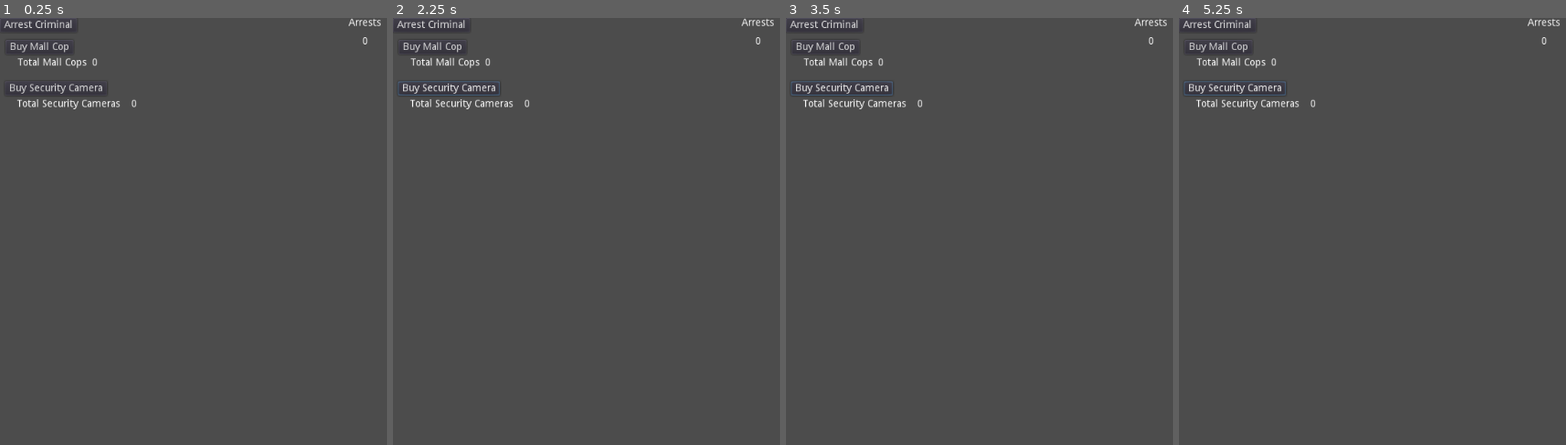
Above: before the commit, frames 1-4 (left to right).
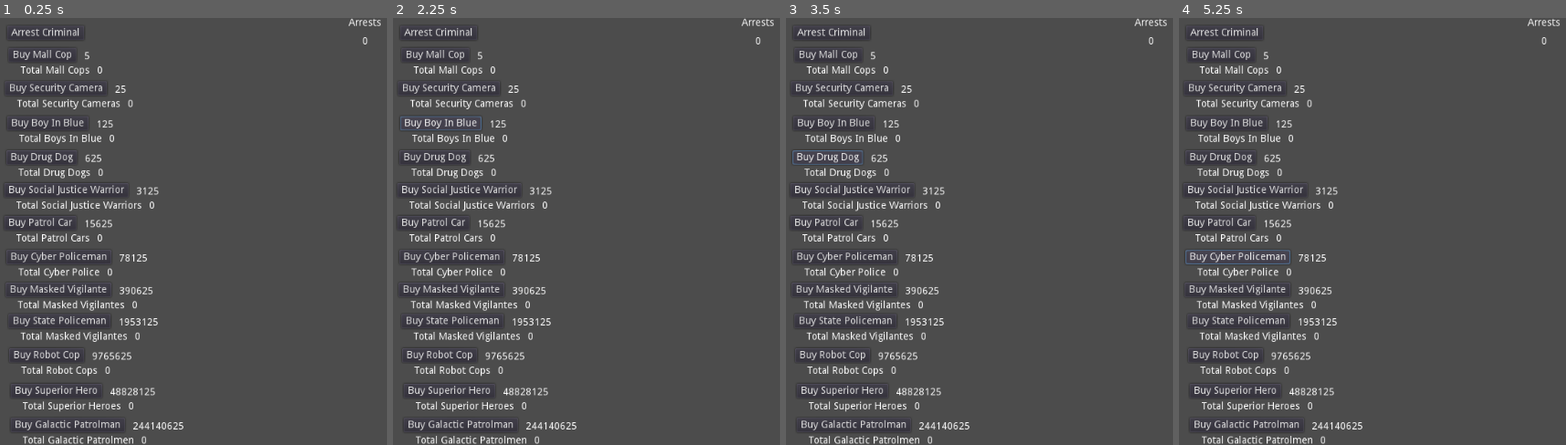
Above: after the commit, the same moments.

Repository: CloneDeath/CopUp
Game: Godot game, scene res://Main.tscn
The game is run twice, just before and just after one commit, with the same random seed, the same clock (stepped at 60 frames per second) and the same inputs.
Inputs (mouse positions are in pixels of both pictures, inside the frame that each line leads up to):
- Up to frame 1 (0.25 s): no input
- Up to frame 2 (2.25 s): click "Buy Mall Cop" at 0.5 s; click "Buy Security Camera" at 1.25 s; click (439, 124) at 2 s, where only the run after the commit has a clickable "Buy Boy In Blue"
- Up to frame 3 (3.5 s): click (828, 158) at 2.75 s, where only the run after the commit has a clickable "Buy Drug Dog"
- Up to frame 4 (5.25 s): click (1244, 188) at 3.5 s, where only the run after the commit has a clickable "Buy Social Justice Warrior"; click (1217, 222) at 4.25 s, where only the run after the commit has a clickable "Buy Patrol Car"; click (1237, 257) at 5 s, where only the run after the commit has a clickable "Buy Cyber Policeman"

The runs differ from the first frame. In frame 1, 6.1% of the frame differs, in the area x 0-48%, y 0-100%; in frame 2, 6.3%; in frame 3, 6.3%; in frame 4, 6.4%.

Commit message:
Added rest of buy buttons. Made original mall cop scene more generic. Fixed formatting issues. Set cost values.

Diff:
--- a/Arrest.tscn
+++ b/Arrest.tscn
@@ -2,7 +2,9 @@
 
 [ext_resource path="res://Arrest.gd" type="Script" id=1]
 
-[node name="Arrest" type="Control" index="0"]
+[node name="Arrest" type="Control" index="0" groups=[
+"Force",
+]]
 
 anchor_left = 0.0
 anchor_top = 0.0
@@ -17,6 +19,7 @@
 size_flags_horizontal = 1
 size_flags_vertical = 1
 script = ExtResource( 1 )
+_sections_unfolded = [ "Margin" ]
 
 [node name="ArrestCriminal" type="Button" parent="." index="0"]
 
--- a/Main.gd
+++ b/Main.gd
@@ -7,9 +7,10 @@
 		hook_up_child_arrest_signal(child);
 
 func hook_up_child_arrest_signal(child):
-	child.connect("arrest", self, "increment_score");
-	if ("money_provider" in child):
-		child.money_provider = self;
+	if (child.is_in_group("Force")):
+		child.connect("arrest", self, "increment_score");
+		if ("money_provider" in child):
+			child.money_provider = self;
 
 func _process(delta):
 	$GUI/ArrestCount.text = str(score);
--- a/Main.tscn
+++ b/Main.tscn
@@ -10,8 +10,15 @@
 
 [node name="Arrest" parent="." index="0" instance=ExtResource( 2 )]
 
+margin_left = 10.0
+margin_top = 11.0
+margin_right = 50.0
+margin_bottom = 51.0
+_sections_unfolded = [ "Margin" ]
+
 [node name="GUI" type="Container" parent="." index="1"]
 
+editor/display_folded = true
 anchor_left = 0.5
 anchor_top = 0.0
 anchor_right = 0.5
@@ -68,34 +75,132 @@
 lines_skipped = 0
 max_lines_visible = -1
 
-[node name="MallCop" parent="." index="2" instance=ExtResource( 3 )]
-
+[node name="Force" parent="." index="2" instance=ExtResource( 3 )]
+
+visible = false
 margin_left = 8.0
 margin_top = 31.0
 margin_right = 48.0
 margin_bottom = 71.0
-
-[node name="SecurityCamera" parent="." index="3" instance=ExtResource( 3 )]
+_sections_unfolded = [ "Visibility" ]
+
+[node name="MallCop" parent="." index="3" instance=ExtResource( 3 )]
+
+margin_left = 12.0
+margin_top = 42.0
+margin_right = 60.0
+margin_bottom = 82.0
+order = 1
+name_singular = "Mall Cop"
+name_plural = "Mall Cops"
+
+[node name="SecurityCamera" parent="." index="4" instance=ExtResource( 3 )]
 
 margin_left = 7.0
 margin_top = 89.0
 margin_right = 47.0
 margin_bottom = 129.0
-arrest_cost = 25
+order = 2
 arrests_per_second = 3
-
-[node name="BuyCop" parent="SecurityCamera" index="0"]
-
-text = "Buy Security Camera"
-
-[node name="TotalMallCops" parent="SecurityCamera" index="2"]
-
-text = "Total Security Cameras"
-
-[node name="CopCount" parent="SecurityCamera" index="3"]
-
-margin_left = 177.0
-margin_right = 217.0
-
-
-[editable path="SecurityCamera"]
+name_singular = "Security Camera"
+name_plural = "Security Cameras"
+
+[node name="BoysInBlue" parent="." index="5" instance=ExtResource( 3 )]
+
+margin_left = 10.0
+margin_top = 138.0
+margin_right = 50.0
+margin_bottom = 178.0
+order = 3
+name_singular = "Boy In Blue"
+name_plural = "Boys In Blue"
+
+[node name="DrugDogs" parent="." index="6" instance=ExtResource( 3 )]
+
+margin_left = 9.0
+margin_top = 186.0
+margin_right = 49.0
+margin_bottom = 226.0
+order = 4
+name_singular = "Drug Dog"
+name_plural = "Drug Dogs"
+
+[node name="SocialJusticeWarrior" parent="." index="7" instance=ExtResource( 3 )]
+
+margin_left = 6.0
+margin_top = 232.0
+margin_right = 46.0
+margin_bottom = 272.0
+order = 5
+name_singular = "Social Justice Warrior"
+name_plural = "Social Justice Warriors"
+
+[node name="PatrolCars" parent="." index="8" instance=ExtResource( 3 )]
+
+margin_left = 6.0
+margin_top = 278.0
+margin_right = 46.0
+margin_bottom = 318.0
+order = 6
+name_singular = "Patrol Car"
+name_plural = "Patrol Cars"
+
+[node name="CyberPolice" parent="." index="9" instance=ExtResource( 3 )]
+
+margin_left = 9.0
+margin_top = 326.0
+margin_right = 49.0
+margin_bottom = 366.0
+order = 7
+name_singular = "Cyber Policeman"
+name_plural = "Cyber Police"
+
+[node name="MaskedVigilante" parent="." index="10" instance=ExtResource( 3 )]
+
+margin_left = 8.0
+margin_top = 372.0
+margin_right = 48.0
+margin_bottom = 412.0
+order = 8
+name_singular = "Masked Vigilante"
+name_plural = "Masked Vigilantes"
+
+[node name="State Police" parent="." index="11" instance=ExtResource( 3 )]
+
+margin_left = 12.0
+margin_top = 416.0
+margin_right = 52.0
+margin_bottom = 456.0
+order = 9
+name_singular = "State Policeman"
+name_plural = "Masked Vigilantes"
+
+[node name="RobotCops" parent="." index="12" instance=ExtResource( 3 )]
+
+margin_left = 13.0
+margin_top = 464.0
+margin_right = 53.0
+margin_bottom = 504.0
+order = 10
+name_singular = "Robot Cop"
+name_plural = "Robot Cops"
+
+[node name="SuperiorHeroes" parent="." index="13" instance=ExtResource( 3 )]
+
+margin_left = 15.0
+margin_top = 514.0
+margin_right = 55.0
+margin_bottom = 554.0
+order = 11
+name_singular = "Superior Hero"
+name_plural = "Superior Heroes"
+
+[node name="Galactic Patrolman" parent="." index="14" instance=ExtResource( 3 )]
+
+margin_left = 15.0
+margin_top = 562.0
+margin_right = 55.0
+margin_bottom = 602.0
+order = 12
+name_singular = "Galactic Patrolman"
+name_plural = "Galactic Patrolmen"
--- a/MallCop.gd
+++ b/MallCop.gd
@@ -1,17 +1,25 @@
 extends Control
 
 export var cops = 0;
-export var arrest_cost = 5;
+export var order = 0;
+#export var arrest_cost = 5;
+var arrest_cost;
 export var arrests_per_second = 1;
+export var name_singular = "FORCE";
+export var name_plural = "FORCES";
 signal arrest(count);
 var money_provider;
 
 func _ready():
 	$ArrestPeriod.connect("timeout", self, "make_arrest");
-	$BuyCop.connect("button_down", self, "add_cop");
+	$Buy.connect("button_down", self, "add_cop");
+	arrest_cost = pow(5, order);
+	$Total.text = "Total " + name_plural;
+	$Buy.text = "Buy " + name_singular;
 
 func _process(delta):
-	$CopCount.text = str(cops);
+	$Total/Count.text = str(cops);
+	$Buy/Cost.text = str(arrest_cost);
 
 func make_arrest():
 	emit_signal("arrest", cops * arrests_per_second);
--- a/MallCop.tscn
+++ b/MallCop.tscn
@@ -2,7 +2,9 @@
 
 [ext_resource path="res://MallCop.gd" type="Script" id=1]
 
-[node name="MallCop" type="Control" index="0"]
+[node name="Force" type="Control" index="0" groups=[
+"Force",
+]]
 
 anchor_left = 0.0
 anchor_top = 0.0
@@ -18,16 +20,18 @@
 size_flags_vertical = 1
 script = ExtResource( 1 )
 cops = 0
-arrest_cost = 5
+order = 0
 arrests_per_second = 1
+name_singular = "FORCE"
+name_plural = "FORCES"
 
-[node name="BuyCop" type="Button" parent="." index="0"]
+[node name="Buy" type="Button" parent="." index="0"]
 
 anchor_left = 0.0
 anchor_top = 0.0
 anchor_right = 0.0
 anchor_bottom = 0.0
-margin_right = 12.0
+margin_right = 81.0
 margin_bottom = 20.0
 rect_pivot_offset = Vector2( 0, 0 )
 rect_clip_content = false
@@ -40,9 +44,31 @@
 enabled_focus_mode = 2
 shortcut = null
 group = null
-text = "Buy Mall Cop"
+text = "Buy FORCE"
 flat = false
 align = 1
+_sections_unfolded = [ "Margin" ]
+
+[node name="Cost" type="Label" parent="Buy" index="0"]
+
+anchor_left = 1.0
+anchor_top = 0.0
+anchor_right = 1.0
+anchor_bottom = 0.0
+margin_left = 11.0
+margin_top = 5.0
+margin_bottom = 14.0
+rect_pivot_offset = Vector2( 0, 0 )
+rect_clip_content = false
+mouse_filter = 2
+mouse_default_cursor_shape = 0
+size_flags_horizontal = 1
+size_flags_vertical = 4
+text = "0"
+percent_visible = 1.0
+lines_skipped = 0
+max_lines_visible = -1
+_sections_unfolded = [ "Margin" ]
 
 [node name="ArrestPeriod" type="Timer" parent="." index="1"]
 
@@ -51,7 +77,7 @@
 one_shot = false
 autostart = true
 
-[node name="TotalMallCops" type="Label" parent="." index="2"]
+[node name="Total" type="Label" parent="." index="2"]
 
 anchor_left = 0.0
 anchor_top = 0.0
@@ -67,21 +93,21 @@
 mouse_default_cursor_shape = 0
 size_flags_horizontal = 1
 size_flags_vertical = 4
-text = "Total Mall Cops"
+text = "Total FORCES"
 percent_visible = 1.0
 lines_skipped = 0
 max_lines_visible = -1
 
-[node name="CopCount" type="Label" parent="." index="3"]
+[node name="Count" type="Label" parent="Total" index="0"]
 
-anchor_left = 0.0
-anchor_top = 0.0
-anchor_right = 0.0
-anchor_bottom = 0.0
-margin_left = 121.0
-margin_top = 25.0
-margin_right = 161.0
-margin_bottom = 39.0
+anchor_left = 1.0
+anchor_top = 0.5
+anchor_right = 1.0
+anchor_bottom = 0.5
+margin_left = 10.0
+margin_top = -7.0
+margin_right = 50.0
+margin_bottom = 7.0
 rect_pivot_offset = Vector2( 0, 0 )
 rect_clip_content = false
 mouse_filter = 2
@@ -92,3 +118,4 @@
 percent_visible = 1.0
 lines_skipped = 0
 max_lines_visible = -1
+_sections_unfolded = [ "Margin" ]
